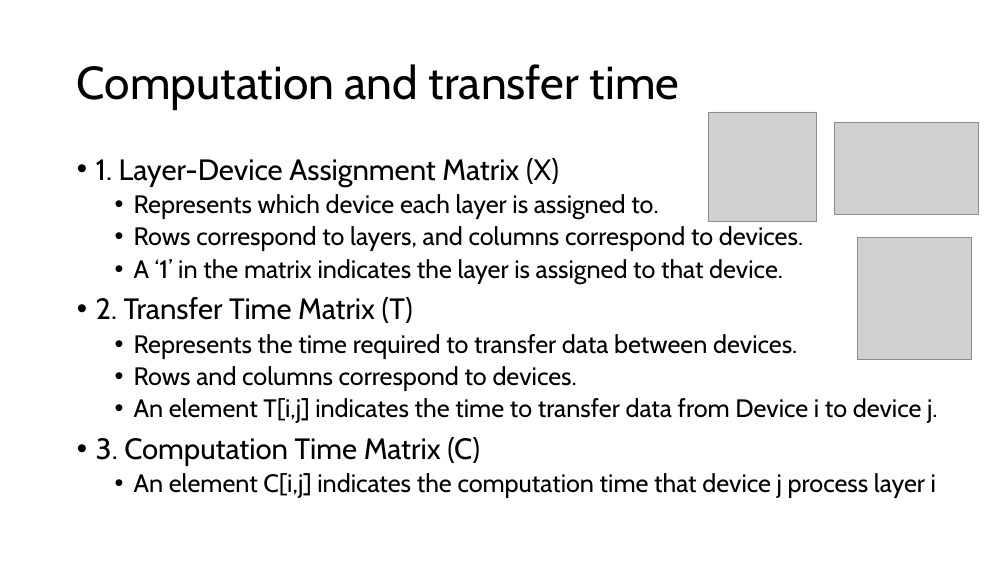
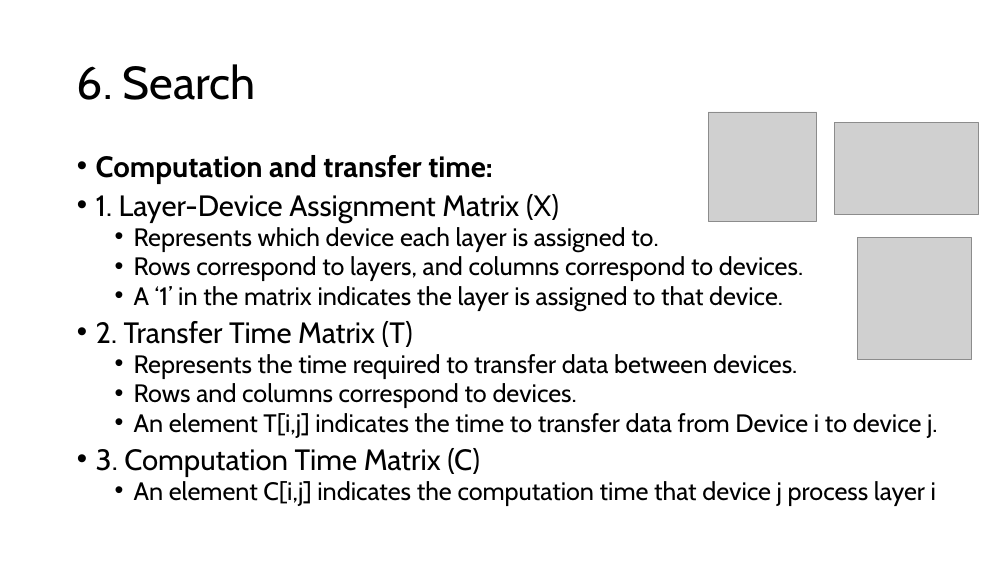
Before and after one commit to GXG-CS/on_device_learning, a slide deck: slide 16 of micro-network-project.pptx. Drawn at 1008x567 pixels with LibreOffice and Linux fonts; fonts in the diff are those of the drawing; grey boxes stand for pictures. Boxes give left, top, right and bottom in pixels: in the first picture for what was removed or moved away, otherwise in the second. Text is boxed around its words. In the diff, an @@ line names an element or a change of style, - is before the commit and + after.

Commit message:
per layer

```diff
--- a/micro-network-project.pptx
+++ b/micro-network-project.pptx
@@ title at [77,64,256,100]: text changed @@
-Computation and transfer time
+6. Search
@@ text at [96,155,493,184]: paragraph added @@
+• Computation and transfer time:
@@ text at [96,194,937,506]: line spacing 0.9 to 0.8 @@
```
Also in this commit, not shown: 13 other slides changed, 4 slides added, 2 slides removed, 1 other file.
